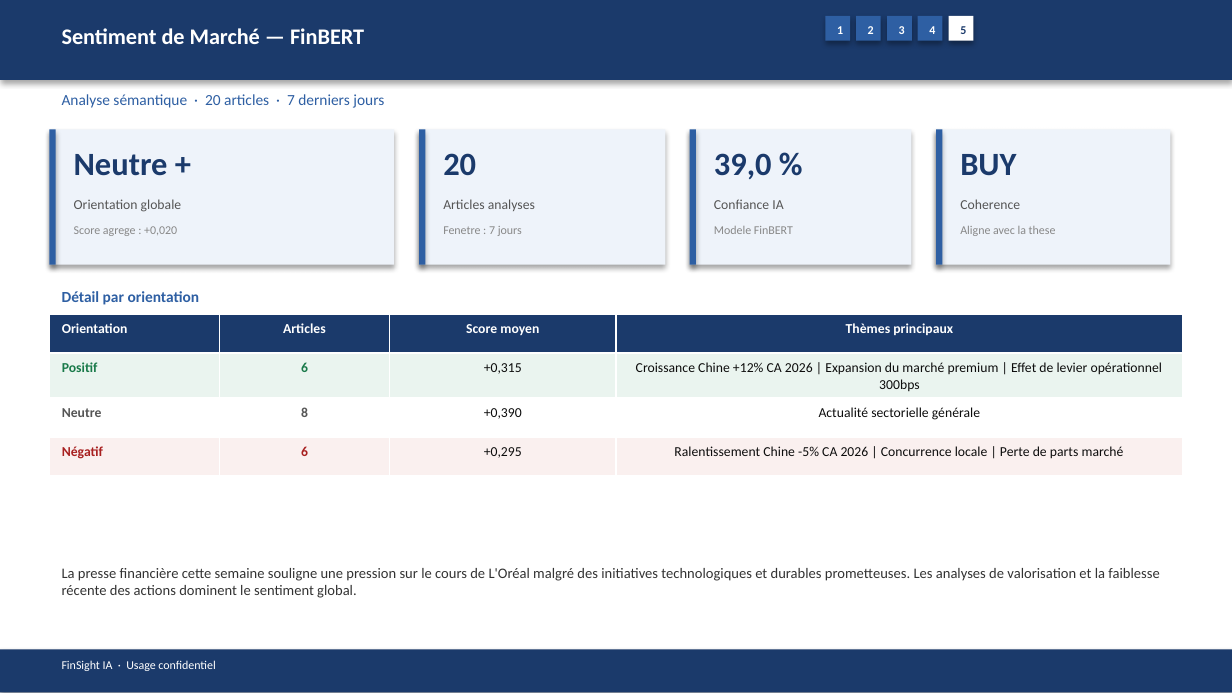
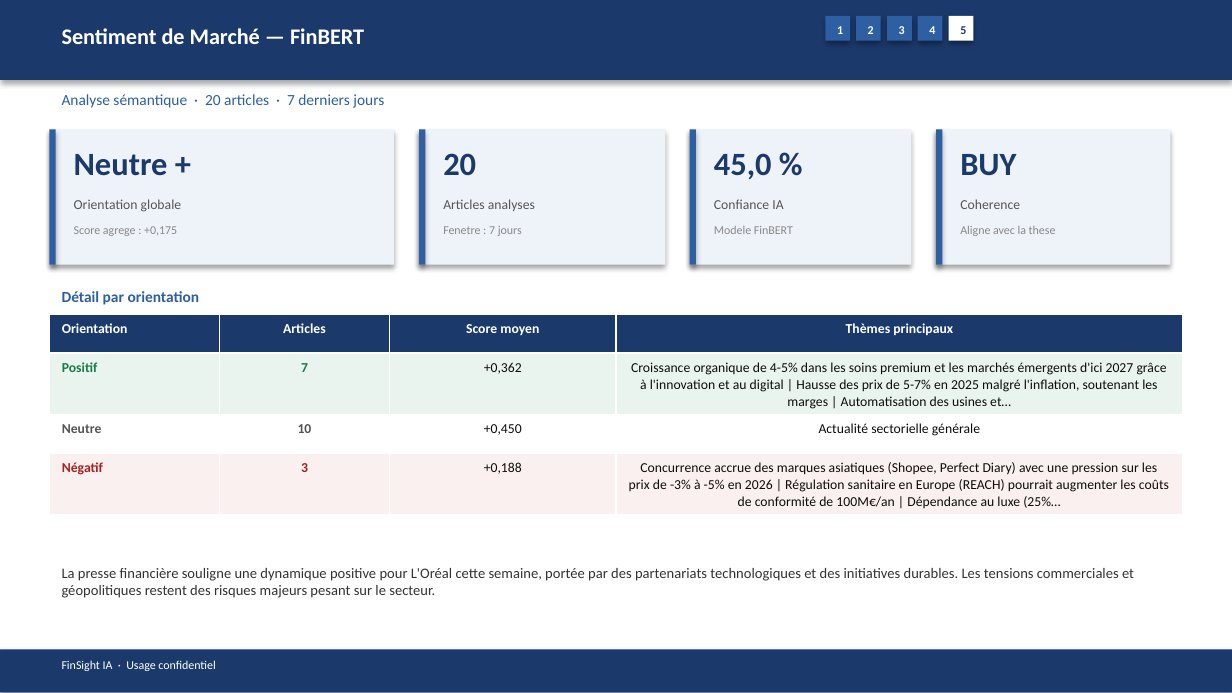
Before and after one commit to baptistejeh07-art/finsight-ia, a slide deck: slide 18 of preview/OR.PA/OR.PA_pitchbook.pptx. Drawn at 1232x693 pixels with LibreOffice and Linux fonts; fonts in the diff are those of the drawing. Boxes give left, top, right and bottom in pixels: in the first picture for what was removed or moved away, otherwise in the second. Text is boxed around its words. In the diff, an @@ line names an element or a change of style, - is before the commit and + after.

```diff
--- a/preview/OR.PA/OR.PA_pitchbook.pptx
+++ b/preview/OR.PA/OR.PA_pitchbook.pptx
@@ text at (x1=714, y1=153, x2=772, y2=179): text changed @@
-39,0 %
+45,0 %
@@ text at (x1=74, y1=226, x2=177, y2=236): text changed @@
-Score agrege : +0,020
+Score agrege : +0,175
@@ table at (x1=49, y1=314, x2=1183, y2=512) @@
-row 2: Positif | 6 | +0,315 | Croissance Chine +12% CA 2026 | Expansion du marché premium | Effet de levier opérationnel 300bps
+row 2: Positif | 7 | +0,362 | Croissance organique de 4-5% dans les soins premium et les marchés émergents d'ici 2027 grâce à l'innovation et au digital | Hausse des prix de 5-7% en 2025 malgré l'inflation, soutenant les marges | Automatisation des usines et…
-row 3, column 2: 8
+row 3, column 2: 10
-row 3, column 3: +0,390
+row 3, column 3: +0,450
-row 4: Négatif | 6 | +0,295 | Ralentissement Chine -5% CA 2026 | Concurrence locale | Perte de parts marché
+row 4: Négatif | 3 | +0,188 | Concurrence accrue des marques asiatiques (Shopee, Perfect Diary) avec une pression sur les prix de -3% à -5% en 2026 | Régulation sanitaire en Europe (REACH) pourrait augmenter les coûts de conformité de 100M€/an | Dépendance au luxe (25%…
@@ text at (x1=62, y1=568, x2=1134, y2=598): text changed @@
-La presse financière cette semaine souligne une pression sur le cours de L'Oréal malgré des initiatives technologiques et durables prometteuses. Les analyses de valorisation et la faiblesse récente des actions dominent le sentiment global.
+La presse financière souligne une dynamique positive pour L'Oréal cette semaine, portée par des partenariats technologiques et des initiatives durables. Les tensions commerciales et géopolitiques restent des risques majeurs pesant sur le secteur.
```
Also in this commit, not shown: 13 other slides changed, 3 other files.
